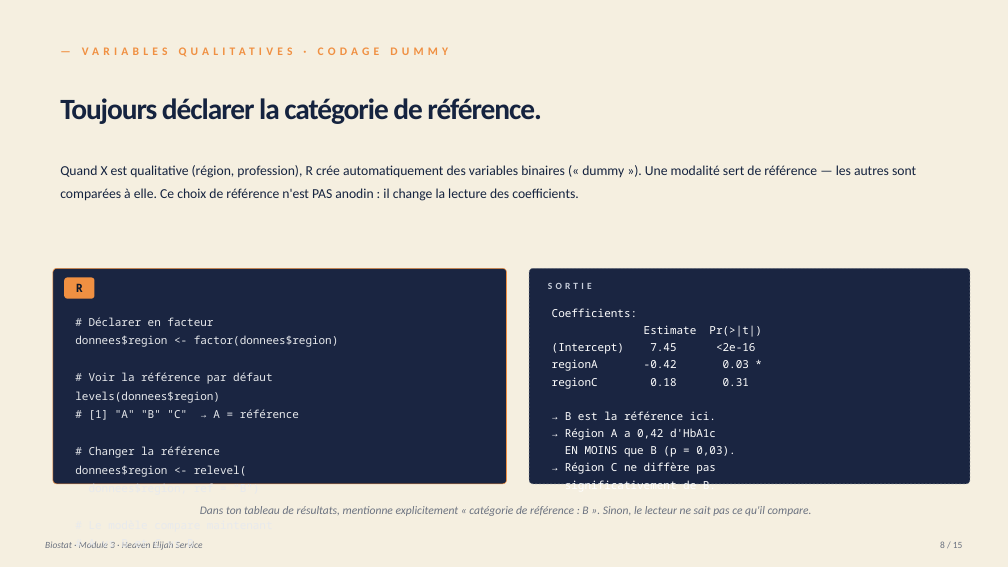
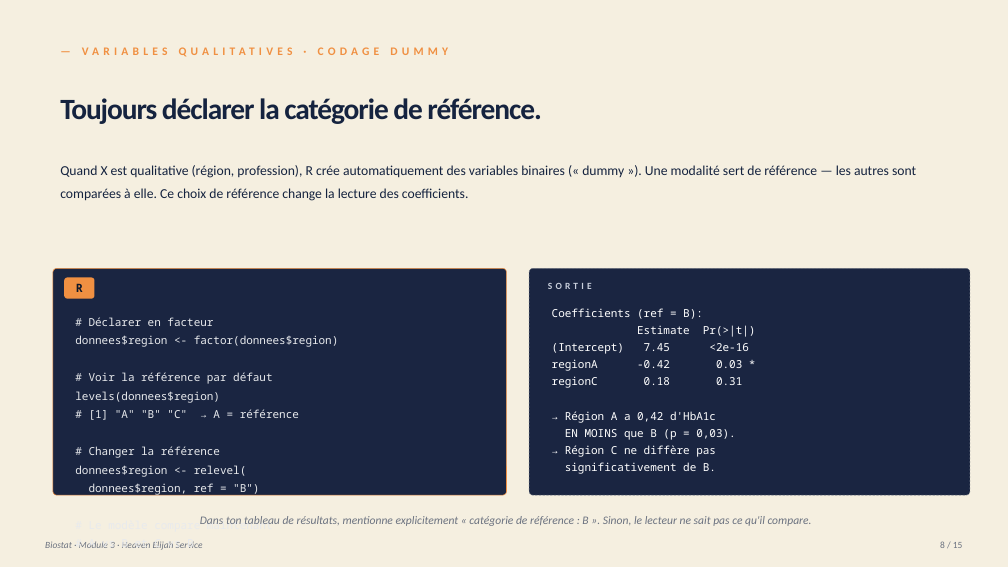
Before and after one commit to heavenelijahservice-tech/heaven-elijah-site, a slide deck: slide 8 of formations/output/biostat-module-3-associations.pptx. Drawn at 1008x567 pixels with LibreOffice and Linux fonts; fonts in the diff are those of the drawing. Boxes give left, top, right and bottom in pixels: in the first picture for what was removed or moved away, otherwise in the second. Text is boxed around its words. In the diff, an @@ line names an element or a change of style, - is before the commit and + after.

```diff
--- a/formations/output/biostat-module-3-associations.pptx
+++ b/formations/output/biostat-module-3-associations.pptx
@@ text at [60, 165, 916, 201]: text changed @@
-Quand X est qualitative (région, profession), R crée automatiquement des variables binaires (« dummy »). Une modalité sert de référence — les autres sont comparées à elle. Ce choix de référence n'est PAS anodin : il change la lecture des coefficients.
+Quand X est qualitative (région, profession), R crée automatiquement des variables binaires (« dummy »). Une modalité sert de référence — les autres sont comparées à elle. Ce choix de référence change la lecture des coefficients.
@@ rounded rectangle: place and size @@
-rounded rectangle at [53, 268, 507, 484]
+rounded rectangle at [53, 268, 507, 495]
@@ rounded rectangle at [53, 268, 507, 495]: proportions changed @@
@@ rounded rectangle at [529, 268, 970, 495]: proportions changed @@
@@ rounded rectangle: place and size @@
-rounded rectangle at [529, 268, 970, 484]
+rounded rectangle at [529, 268, 970, 495]
@@ text at [552, 308, 703, 319]: text changed @@
-Coefficients:
+Coefficients (ref = B):
@@ text at [565, 411, 716, 420]: paragraph removed @@
-→ B est la référence ici.
@@ text "Dans ton tableau de résultats, ..." rewrapped from [200, 506, 812, 516] to [226, 516, 812, 526] @@
```
Also in this commit, not shown: 9 other slides changed, 5 other files.
